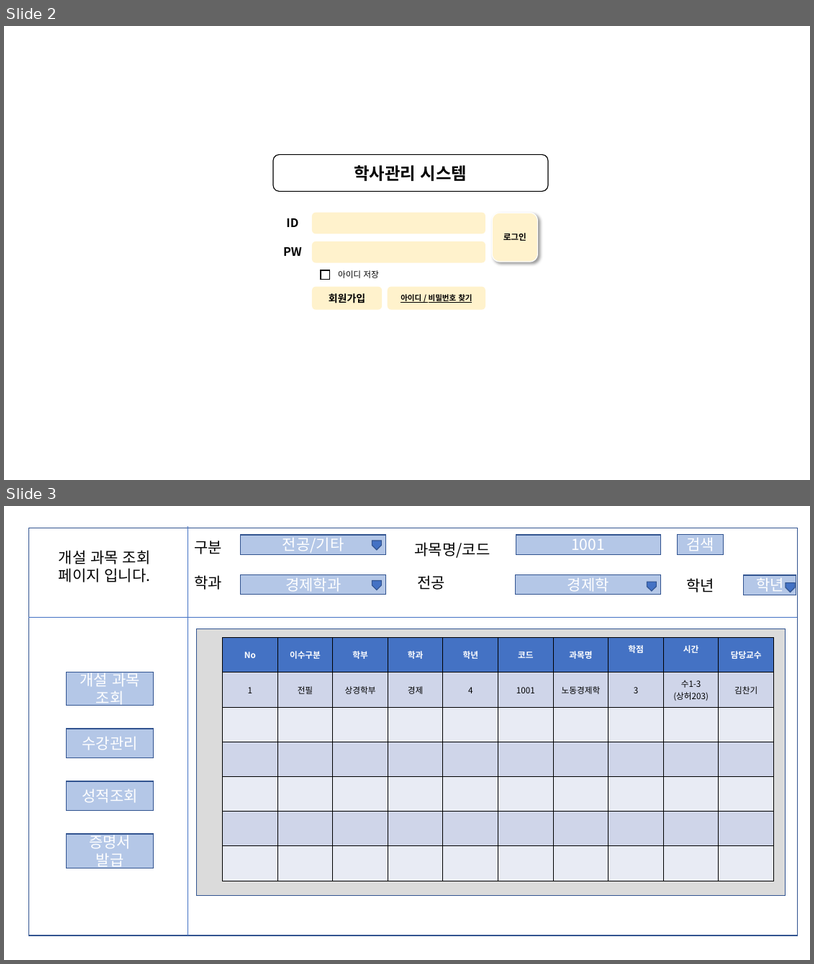
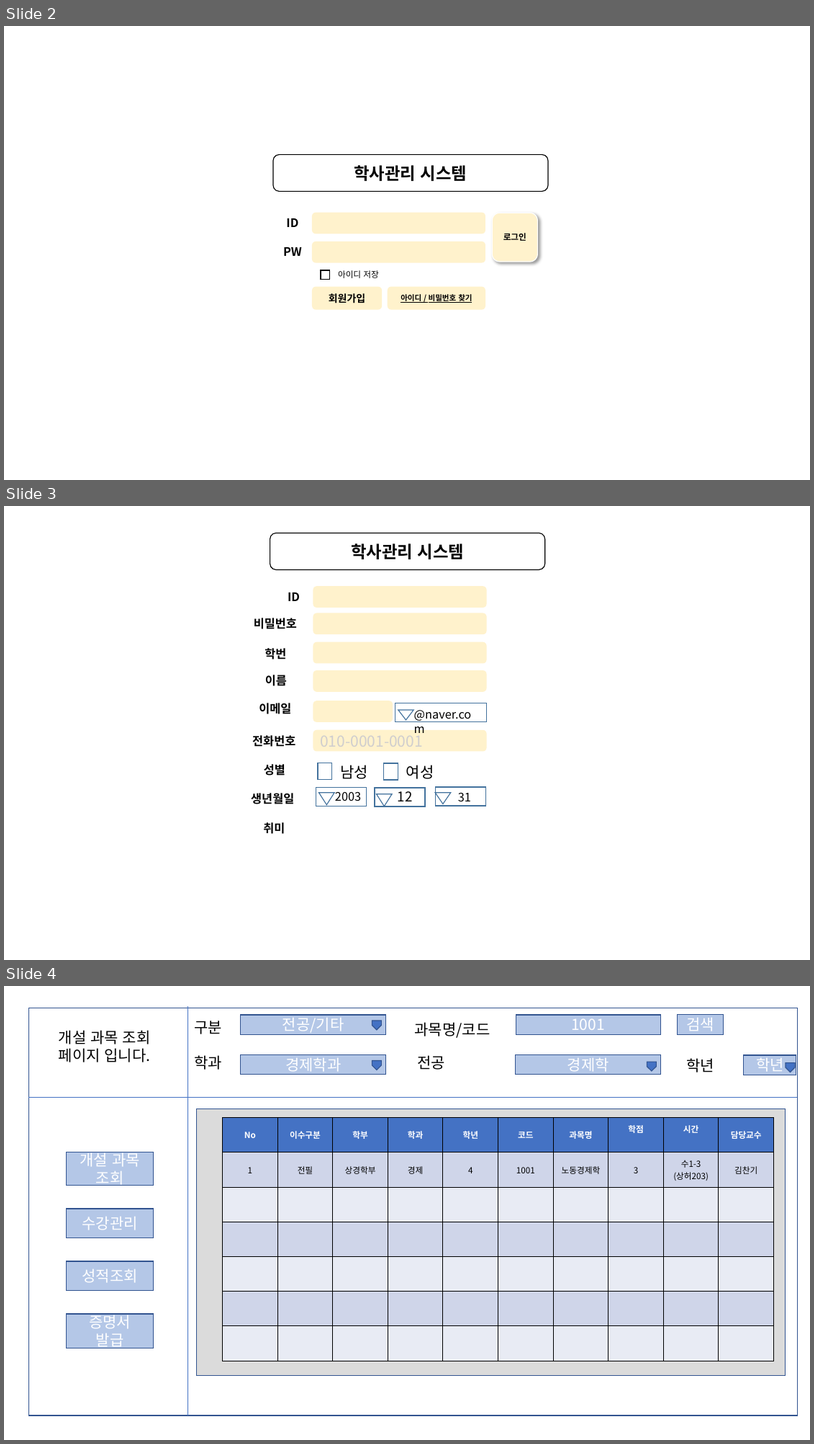
Before and after one commit to thswlsqls/202203-05_study_workspace_java, a slide deck: 미션파일모음/A014_손은빈_0419.pptx. Shown one above the other, each under a label of ours: slides 2 and 3 before the commit, slides 2, 3 and 4 after it. The pictures are 814x964 and 814x1444 pixels, drawn with LibreOffice and Linux fonts; fonts in the diff are those of the drawing. Boxes give left, top, right and bottom in pixels: in the first picture for what was removed or moved away, otherwise in the second. Text is boxed around its words. In the diff, an @@ line names an element or a change of style, - is before the commit and + after.

```diff
--- a/미션파일모음/A014_손은빈_0419.pptx
+++ b/미션파일모음/A014_손은빈_0419.pptx
@@ slide 3 added at bbox=[4, 506, 810, 960], background #FFFFFF @@
@@ rounded rectangle added at bbox=[270, 533, 545, 570], fill #FFFFFF, outline #000000 1 pt, 20 pt, text #000000, bold @@
+학사관리 시스템
@@ rounded rectangle added at bbox=[313, 586, 486, 607], fill #FFF2CC @@
@@ text added at bbox=[288, 592, 300, 601], 14 pt, text #000000, bold @@
+ID
@@ rounded rectangle added at bbox=[313, 613, 486, 634], fill #FFF2CC @@
@@ text added at bbox=[254, 618, 297, 629], 14 pt, text #000000, bold @@
+비밀번호
@@ text added at bbox=[265, 648, 286, 659], 14 pt, text #000000, bold @@
+학번
@@ rounded rectangle added at bbox=[313, 642, 486, 663], fill #FFF2CC @@
@@ text added at bbox=[265, 674, 287, 686], 14 pt, text #000000, bold @@
+이름
@@ rounded rectangle added at bbox=[313, 671, 486, 692], fill #FFF2CC @@
@@ text added at bbox=[259, 703, 291, 714], 14 pt, text #000000, bold @@
+이메일
@@ rounded rectangle added at bbox=[313, 701, 393, 722], fill #FFF2CC @@
@@ rectangle added at bbox=[396, 703, 486, 722], fill #FFFFFF, outline #43739E 1 pt @@
@@ triangle added at bbox=[399, 710, 414, 720], outline #43739E 1 pt @@
@@ text added at bbox=[414, 710, 472, 722], 14 pt, text #000000 @@
+@naver.com
@@ text added at bbox=[252, 735, 296, 746], 14 pt, text #000000, bold @@
+전화번호
@@ rounded rectangle added at bbox=[313, 730, 486, 751], fill #FFF2CC, 18 pt, text #D0CECE @@
+010-0001-0001
@@ text added at bbox=[264, 764, 286, 775], 14 pt, text #000000, bold @@
+성별
@@ rectangle added at bbox=[318, 762, 332, 779], outline #43739E 1 pt @@
@@ text added at bbox=[340, 764, 368, 779], 18 pt, text #000000 @@
+남성
@@ rectangle added at bbox=[384, 763, 399, 780], outline #43739E 1 pt @@
@@ text added at bbox=[406, 764, 435, 779], 18 pt, text #000000 @@
+여성
@@ text added at bbox=[251, 793, 294, 804], 14 pt, text #000000, bold @@
+생년월일
@@ rectangle added at bbox=[316, 788, 366, 806], fill #FFFFFF, outline #43739E 1 pt @@
@@ triangle added at bbox=[319, 793, 335, 805], fill #FFFFFF, outline #43739E 1 pt @@
@@ text added at bbox=[335, 792, 361, 800], 14 pt, text #000000 @@
+2003
@@ rectangle added at bbox=[375, 788, 425, 807], fill #FFFFFF, outline #43739E 1 pt @@
@@ triangle added at bbox=[377, 794, 392, 806], fill #FFFFFF, outline #43739E 1 pt @@
@@ text added at bbox=[398, 787, 413, 801], 16 pt, text #000000 @@
+12
@@ triangle added at bbox=[435, 793, 451, 804], fill #FFFFFF, outline #43739E 1 pt @@
@@ rectangle added at bbox=[436, 787, 486, 806], fill #FFFFFF, outline #43739E 1 pt @@
@@ text added at bbox=[458, 793, 471, 806], 14 pt, text #000000 @@
+31
@@ text added at bbox=[263, 822, 285, 834], 14 pt, text #000000, bold @@
+취미
@@ what was slide 3 is now slide 4 @@
```
Also in this commit, not shown: 33 other files.
